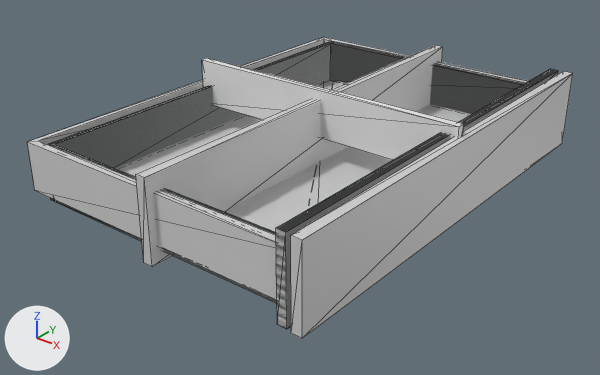
Renders of the COLLADA model IAIKitchen/IAIDrawerW80H14/IAIDrawerW80H14.dae from each side of a commit.
The view is the same before and after, from a 50 mm camera at (0.81, -1.065, 0.549) aimed at (0.001, -0.053, -0.078). The axes (+X, +Y, +Z) are drawn at lower left. The lights are the same throughout. Mesh edges are drawn as thin lines. Objects named as collision shapes, trigger or cutter boxes, shadow casters or lower levels of detail are left out. Where no turn or scale is listed for an object, it has been applied to the vertices.
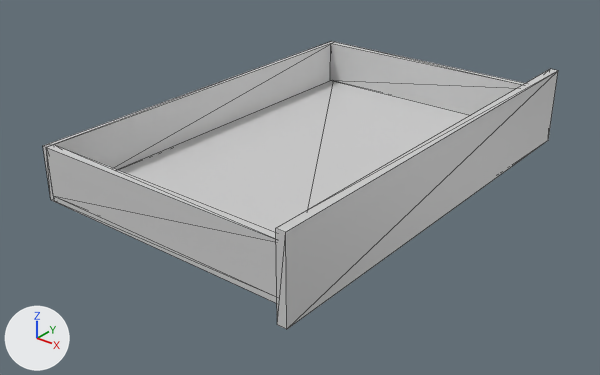
Pixel boxes (x1, y1, x2, y2) of what changed, in the pictures (600 x 375 px):
'Cube_002', deleted
    before: (27, 37, 573, 338)
'Cube', deleted
    before: (136, 45, 443, 267)
'Cube_001', deleted
    before: (202, 58, 464, 160)
'Cube_010', deleted
    before: (49, 42, 524, 235)
'IAIDrawerW80H14', unchanged, uncovered by the edit
    before: (48, 42, 558, 329)
    after: (43, 41, 558, 329)

What the commit changed:
Object 'Cube_010' (ob_cube_010) is deleted.
Object 'Cube_002' (ob_cube_002) is deleted.
Object 'Cube' (ob_cube) is deleted.
Object 'Cube_001' (ob_cube_001) is deleted.
